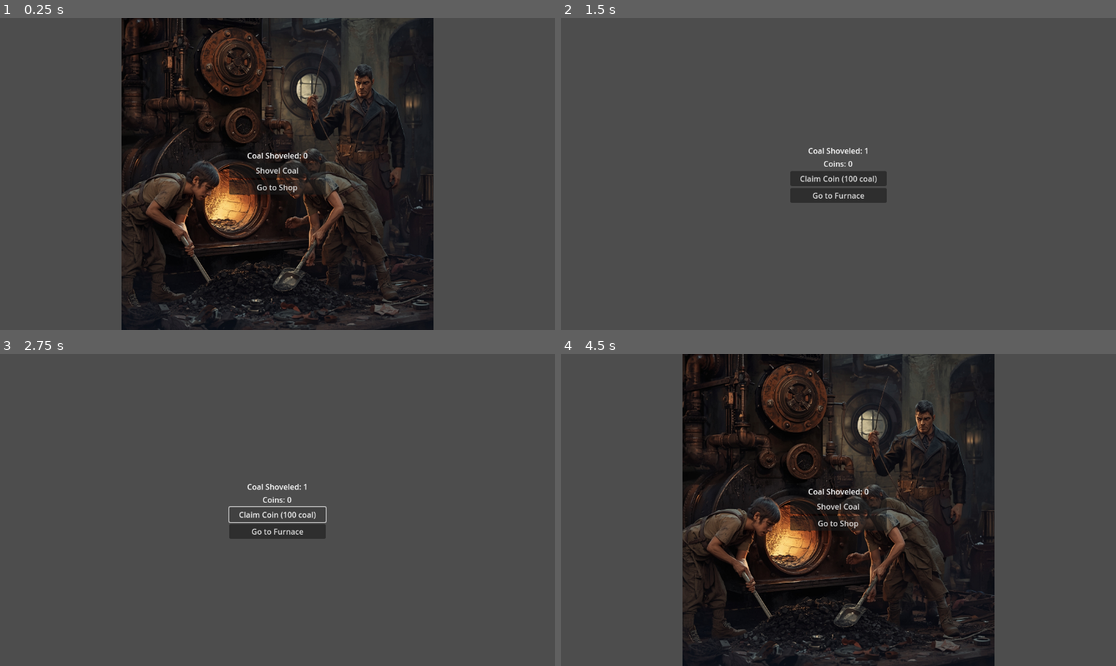
Above: before the commit, frames 1-4 (two rows, left to right).
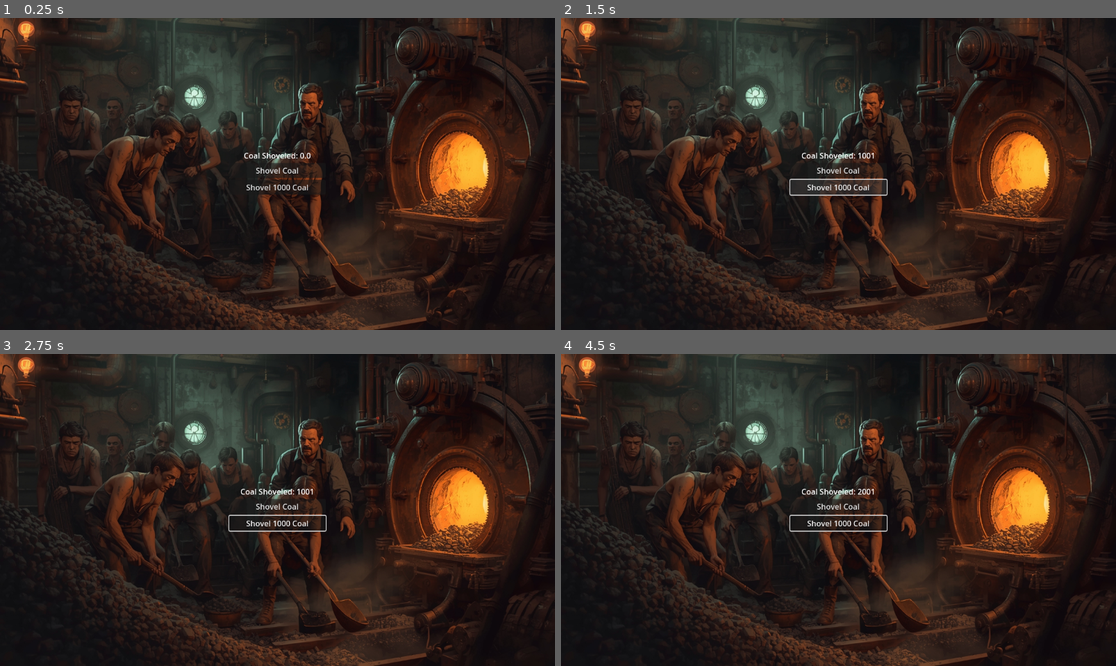
Above: after the commit, the same moments.

Repository: noahval/GoA
Game: Godot game, scene res://furnace.tscn
Two runs of this game, one before a commit and one after it. Both use one fixed random seed, a clock stepped at 60 frames per second and the inputs below. The project has no main scene, so this scene is started directly.
Inputs (mouse positions are in pixels of both pictures, inside the frame that each line leads up to):
- Up to frame 1 (0.25 s): no input
- Up to frame 2 (1.5 s): click "Shovel Coal" at 0.5 s; click (838, 186) at 1.25 s, where only the run after the commit has a clickable "Shovel 1000 Coal"
- Up to frame 3 (2.75 s): click (277, 513) at 2 s, where only the run before the commit has a clickable "Claim Coin (100 coal)"
- Up to frame 4 (4.5 s): click (838, 531) at 2.75 s, where only the run before the commit has a clickable "Go to Furnace"; click (838, 522) at 3.5 s, where only the run before the commit has a clickable "Go to Shop"; click (838, 531) at 4.25 s, where only the run before the commit has a clickable "Go to Furnace"

The runs differ from the first frame. In frame 1, 75% of the frame differs, in the area x 0-100%, y 0-100%; in frame 2, 96%; in frame 3, 96%; in frame 4, 75%.

Commit message:
Add game features: upgrades, auto-production, and secret passage
Added upgrade system with shovel, cart, and furnace improvements. Implemented break timer mechanic and auto-production. Added secret passage scene and shop background.

🤖 Generated with [Claude Code](https://claude.com/claude-code)

Co-Authored-By: Claude <noreply@anthropic.com>

Diff:
--- a/furnace.gd
+++ b/furnace.gd
@@ -1,10 +1,27 @@
 extends Control
 
+var click_count = 0
 @onready var coal_label = $VBoxContainer/CoalLabel
+@onready var shop_button = $VBoxContainer/ShopButton
+
+func _ready():
+	coal_label.text = "Coal Shoveled: " + str(Global.coal)
+
+func _process(delta):
+	if Global.furnace_lvl > 0:
+		Global.coal += Global.furnace_lvl * delta
+		coal_label.text = "Coal Shoveled: " + str(int(Global.coal))
 
 func _on_mine_button_pressed():
-	Global.coal += 1
-	coal_label.text = "Coal Shoveled: " + str(Global.coal)
+	Global.coal += 1 + Global.shovel_lvl + (Global.cart_lvl * 5)
+	coal_label.text = "Coal Shoveled: " + str(int(Global.coal))
+	click_count += 1
+	if click_count >= 20:
+		shop_button.visible = true
+
+func _on_shovel_1000_button_pressed():
+	Global.coal += 1000
+	coal_label.text = "Coal Shoveled: " + str(int(Global.coal))
 
 func _on_shop_button_pressed():
 	get_tree().change_scene_to_file("res://shop.tscn")
--- a/furnace.tscn
+++ b/furnace.tscn
@@ -17,9 +17,11 @@
 anchors_preset = 15
 anchor_right = 1.0
 anchor_bottom = 1.0
+grow_horizontal = 2
+grow_vertical = 2
 texture = ExtResource("2")
 expand_mode = 1
-stretch_mode = 5
+stretch_mode = 6
 
 [node name="VBoxContainer" type="VBoxContainer" parent="."]
 layout_mode = 1
@@ -45,9 +47,15 @@
 layout_mode = 2
 text = "Shovel Coal"
 
+[node name="Shovel1000Button" type="Button" parent="VBoxContainer"]
+layout_mode = 2
+text = "Shovel 1000 Coal"
+
 [node name="ShopButton" type="Button" parent="VBoxContainer"]
 layout_mode = 2
-text = "Go to Shop"
+text = "Take Break"
+visible = false
 
 [connection signal="pressed" from="VBoxContainer/MineButton" to="." method="_on_mine_button_pressed"]
+[connection signal="pressed" from="VBoxContainer/Shovel1000Button" to="." method="_on_shovel_1000_button_pressed"]
 [connection signal="pressed" from="VBoxContainer/ShopButton" to="." method="_on_shop_button_pressed"]
--- a/global.gd
+++ b/global.gd
@@ -1,3 +1,6 @@
 extends Node
-var coal = 0
-var coins = 0
+var coal = 0.0
+var coins = 0.0
+var shovel_lvl = 0
+var cart_lvl = 0
+var furnace_lvl = 0
--- /dev/null
+++ b/secret_passage.gd
@@ -0,0 +1,4 @@
+extends Control
+
+func _on_back_button_pressed():
+	get_tree().change_scene_to_file("res://furnace.tscn")
--- /dev/null
+++ b/secret_passage.tscn
@@ -0,0 +1,35 @@
+[gd_scene load_steps=2 format=3 uid="uid://secret_passage_001"]
+
+[ext_resource type="Script" path="res://secret_passage.gd" id="1"]
+
+[node name="SecretPassage" type="Control"]
+layout_mode = 3
+anchors_preset = 15
+anchor_right = 1.0
+anchor_bottom = 1.0
+grow_horizontal = 2
+grow_vertical = 2
+script = ExtResource("1")
+
+[node name="VBoxContainer" type="VBoxContainer" parent="."]
+layout_mode = 1
+anchors_preset = 8
+anchor_left = 0.5
+anchor_top = 0.5
+anchor_right = 0.5
+anchor_bottom = 0.5
+offset_left = -100.0
+offset_top = -50.0
+offset_right = 100.0
+offset_bottom = 50.0
+
+[node name="Label" type="Label" parent="VBoxContainer"]
+layout_mode = 2
+text = "Secret Passage"
+horizontal_alignment = 1
+
+[node name="BackButton" type="Button" parent="VBoxContainer"]
+layout_mode = 2
+text = "Go Back"
+
+[connection signal="pressed" from="VBoxContainer/BackButton" to="." method="_on_back_button_pressed"]
--- a/shop.gd
+++ b/shop.gd
@@ -1,17 +1,51 @@
 extends Control
+
+var break_time = 10.0
 
 func _ready():
 	update_labels()
 
+func _process(delta):
+	break_time -= delta
+	if break_time <= 0:
+		get_tree().change_scene_to_file("res://furnace.tscn")
+	else:
+		$VBoxContainer/BreakTimer.text = "Break Timer: " + str(ceil(break_time))
+	update_labels()
+
 func _on_claim_button_pressed():
 	if Global.coal >= 100:
-		Global.coal -= 100
-		Global.coins += 1
+		Global.coal = int(Global.coal) - 100
+		Global.coins = int(Global.coins) + 1
+		update_labels()
+
+func _on_shovel_button_pressed():
+	var cost = max(1, int(1 * pow(1.5, Global.shovel_lvl)))
+	if Global.coins >= cost:
+		Global.coins -= cost
+		Global.shovel_lvl += 1
+		update_labels()
+
+func _on_cart_button_pressed():
+	var cost = max(Global.cart_lvl + 5, int(5 * pow(1.5, Global.cart_lvl)))
+	if Global.coins >= cost:
+		Global.coins -= cost
+		Global.cart_lvl += 1
+		update_labels()
+
+func _on_furnace_upgrade_pressed():
+	var cost = max(Global.furnace_lvl + 10, int(10 * pow(1.15, Global.furnace_lvl)))
+	if Global.coins >= cost:
+		Global.coins -= cost
+		Global.furnace_lvl += 1
 		update_labels()
 
 func update_labels():
-	$VBoxContainer/CoalLabel.text = "Coal Shoveled: " + str(Global.coal)
-	$VBoxContainer/CoinsLabel.text = "Coins: " + str(Global.coins)
+	$VBoxContainer/CoalLabel.text = "Coal Shoveled: " + str(int(Global.coal))
+	$VBoxContainer/CoinsLabel.text = "Coins: " + str(int(Global.coins))
+	$VBoxContainer/ShovelButton.text = "Better Shovel (+" + str(Global.shovel_lvl + 1) + " coal) - Cost: " + str(max(1, int(1 * pow(1.5, Global.shovel_lvl))))
+	$VBoxContainer/CartButton.text = "Coal Cart (+" + str((Global.cart_lvl + 1) * 5) + " coal) - Cost: " + str(max(Global.cart_lvl + 5, int(5 * pow(1.5, Global.cart_lvl))))
+	$VBoxContainer/FurnaceUpgrade.text = "Auto Furnace (+" + str(Global.furnace_lvl + 1) + "/s) - Cost: " + str(max(Global.furnace_lvl + 10, int(10 * pow(1.15, Global.furnace_lvl))))
 
 func _on_furnace_button_pressed():
 	get_tree().change_scene_to_file("res://furnace.tscn")
--- a/shop.tscn
+++ b/shop.tscn
@@ -1,6 +1,7 @@
-[gd_scene load_steps=2 format=3 uid="uid://shop_001"]
+[gd_scene load_steps=3 format=3 uid="uid://shop_001"]
 
 [ext_resource type="Script" path="res://shop.gd" id="1"]
+[ext_resource type="Texture2D" path="res://Shop.jpg" id="2"]
 
 [node name="Shop" type="Control"]
 layout_mode = 3
@@ -8,6 +9,15 @@
 anchor_right = 1.0
 anchor_bottom = 1.0
 script = ExtResource("1")
+
+[node name="Background" type="TextureRect" parent="."]
+layout_mode = 1
+anchors_preset = 15
+anchor_right = 1.0
+anchor_bottom = 1.0
+texture = ExtResource("2")
+expand_mode = 1
+stretch_mode = 5
 
 [node name="VBoxContainer" type="VBoxContainer" parent="."]
 layout_mode = 1
@@ -20,6 +30,11 @@
 offset_top = -50.0
 offset_right = 100.0
 offset_bottom = 50.0
+
+[node name="BreakTimer" type="Label" parent="VBoxContainer"]
+layout_mode = 2
+text = "Break Timer: 10"
+horizontal_alignment = 1
 
 [node name="CoalLabel" type="Label" parent="VBoxContainer"]
 layout_mode = 2
@@ -35,9 +50,24 @@
 layout_mode = 2
 text = "Claim Coin (100 coal)"
 
+[node name="ShovelButton" type="Button" parent="VBoxContainer"]
+layout_mode = 2
+text = "Better Shovel - Cost: 1"
+
+[node name="CartButton" type="Button" parent="VBoxContainer"]
+layout_mode = 2
+text = "Coal Cart - Cost: 5"
+
+[node name="FurnaceUpgrade" type="Button" parent="VBoxContainer"]
+layout_mode = 2
+text = "Auto Furnace - Cost: 10"
+
 [node name="FurnaceButton" type="Button" parent="VBoxContainer"]
 layout_mode = 2
 text = "Go to Furnace"
 
 [connection signal="pressed" from="VBoxContainer/ClaimButton" to="." method="_on_claim_button_pressed"]
+[connection signal="pressed" from="VBoxContainer/ShovelButton" to="." method="_on_shovel_button_pressed"]
+[connection signal="pressed" from="VBoxContainer/CartButton" to="." method="_on_cart_button_pressed"]
+[connection signal="pressed" from="VBoxContainer/FurnaceUpgrade" to="." method="_on_furnace_upgrade_pressed"]
 [connection signal="pressed" from="VBoxContainer/FurnaceButton" to="." method="_on_furnace_button_pressed"]
Binary file added: Shop.jpg
Not shown, added: Shop.jpg.import
Binary file changed: furnace.jpg
Not shown: 1 places in furnace.tscn that only renumber resources
Not shown, added: secret_passage.gd.uid
